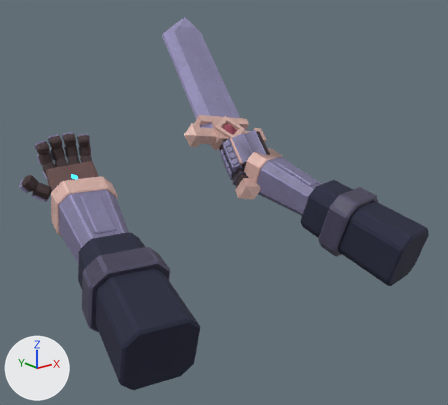
What one commit did to the glTF model client/assets/characters/spellblade/spellblade-fp.glb.
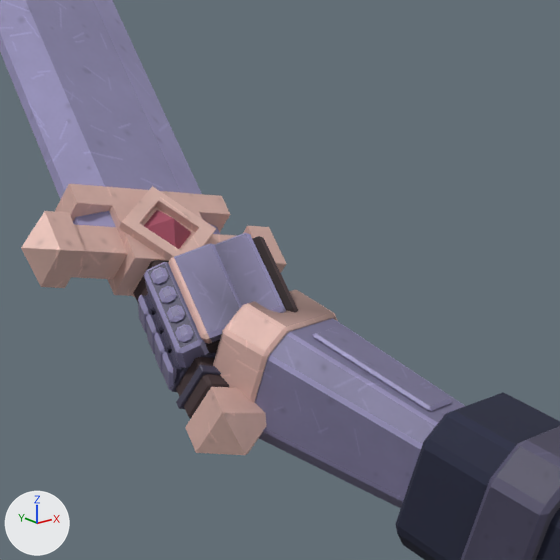
Each version is shown whole from a camera (50 mm lens) standing at (-1.074, -0.944, 0.22) and looking at (0.102, 0.527, -0.368), then close up on the part from 40% to 78% of the width and 14% to 57% of the height. The axes (+X, +Y, +Z) are drawn at lower left. The lights are the same throughout. The older version's two pictures come first. Vertices at exactly the same position are counted once.

The first close-up shows 'Arm.R', 'HeroSword'.
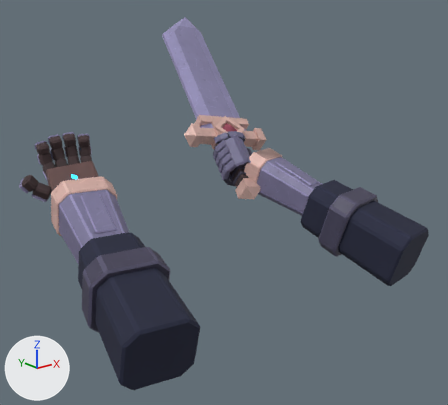
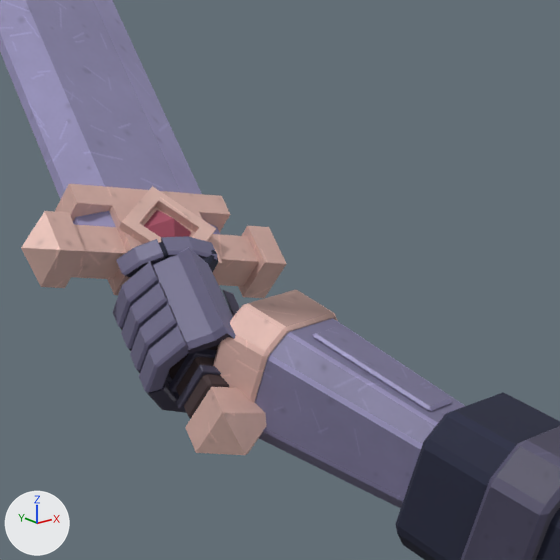
What differs and where, as boxes (x1, y1, x2, y2) in the close-ups (560 x 560 px; the box of a moved part takes in the faces that stretch with it):
'Arm.R', reshaped
    before: (138, 233, 560, 560)
    after: (113, 236, 560, 560)
part 1 of me_arm_r, rebuilt
    before: (205, 236, 298, 353)
    after: (153, 247, 236, 354)
part 2 of me_arm_r, deleted (blue)
    before: (145, 267, 185, 323)
part 3 of me_arm_r, moved or reshaped
    before: (138, 233, 286, 390)
    after: (113, 236, 240, 413)

The change, as a list of edits to the scene's bpy script:
```text
Change me_arm_r:
    used by ob_arm_r; location = (0.0, 0.0, 0.0)
    remove me_arm_r.from_pydata(...)  # 1093 vertices, 2014 faces; spans x 0.227..0.534, y 0.027..0.759, z -0.58..-0.186
    add me_arm_r.from_pydata(...)  # 1056 vertices, 2000 faces; spans x 0.209..0.534, y 0.027..0.777, z -0.58..-0.19
    me_arm_r part 1: the loose piece of 24 vertices spanning x 0.246..0.394, y 0.576..0.739, z -0.34..-0.191 is rebuilt with 40 vertices and now spans x 0.23..0.367, y 0.583..0.724, z -0.37..-0.197, in mat_kitmetal
    me_arm_r part 2: 15 loose pieces with 344 vertices, spanning x 0.236..0.367, y 0.622..0.755, z -0.344..-0.219, are deleted
    me_arm_r part 3: 461 vertices removed from x 0.227..0.355, y 0.577..0.759, z -0.363..-0.186; 752 vertices added at x 0.209..0.372, y 0.581..0.777, z -0.384..-0.19
```
